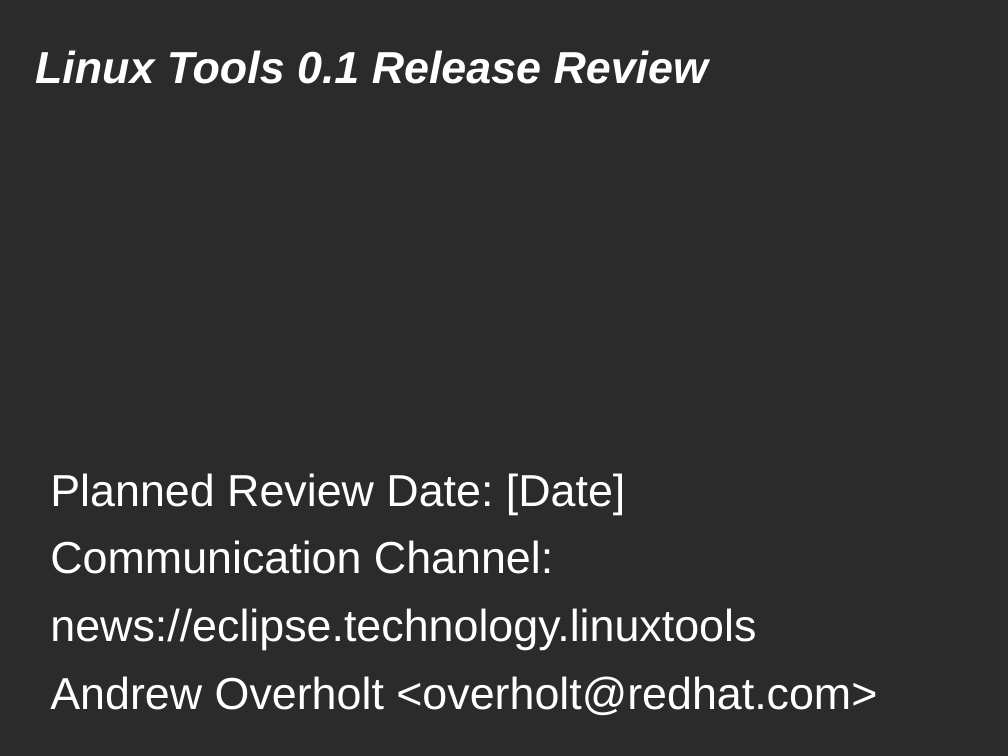
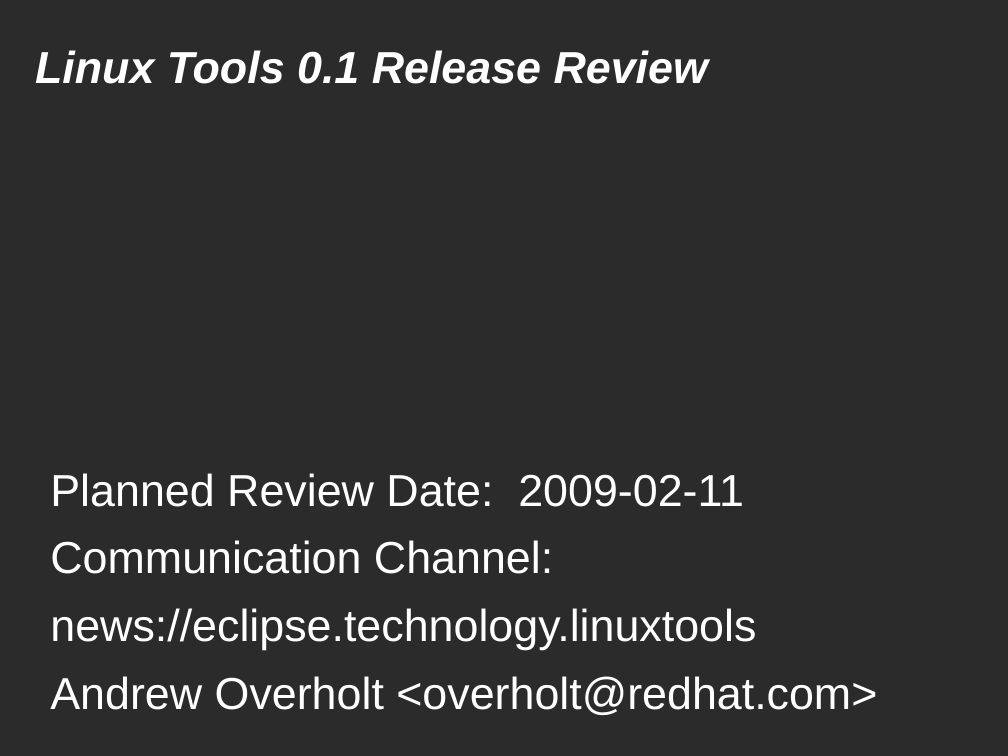
Before and after one commit to eclipse-linuxtools/linuxtools-website, a slide deck: slide 1 of doc/LinuxTools0.1ReleaseReview.odp. Drawn at 1008x756 pixels with LibreOffice and Linux fonts; fonts in the diff are those of the drawing; background and template pictures are left out; a plain dark background stands for a picture behind light text. Boxes give left, top, right and bottom in pixels: in the first picture for what was removed or moved away, otherwise in the second. Text is boxed around its words. In the diff, an @@ line names an element or a change of style, - is before the commit and + after.

Commit message:
Add 0.1 approved IP log, clean up tabs vs. spaces in CSV of iplog, add review date to 0.1 review slides.

```diff
--- a/doc/LinuxTools0.1ReleaseReview.odp
+++ b/doc/LinuxTools0.1ReleaseReview.odp
@@ subtitle at <box>50,473,744,507</box>: text changed @@
-Planned Review Date: [Date]
+Planned Review Date: 2009-02-11
```
Also in this commit, not shown: 20 other slides changed, 3 other files.
